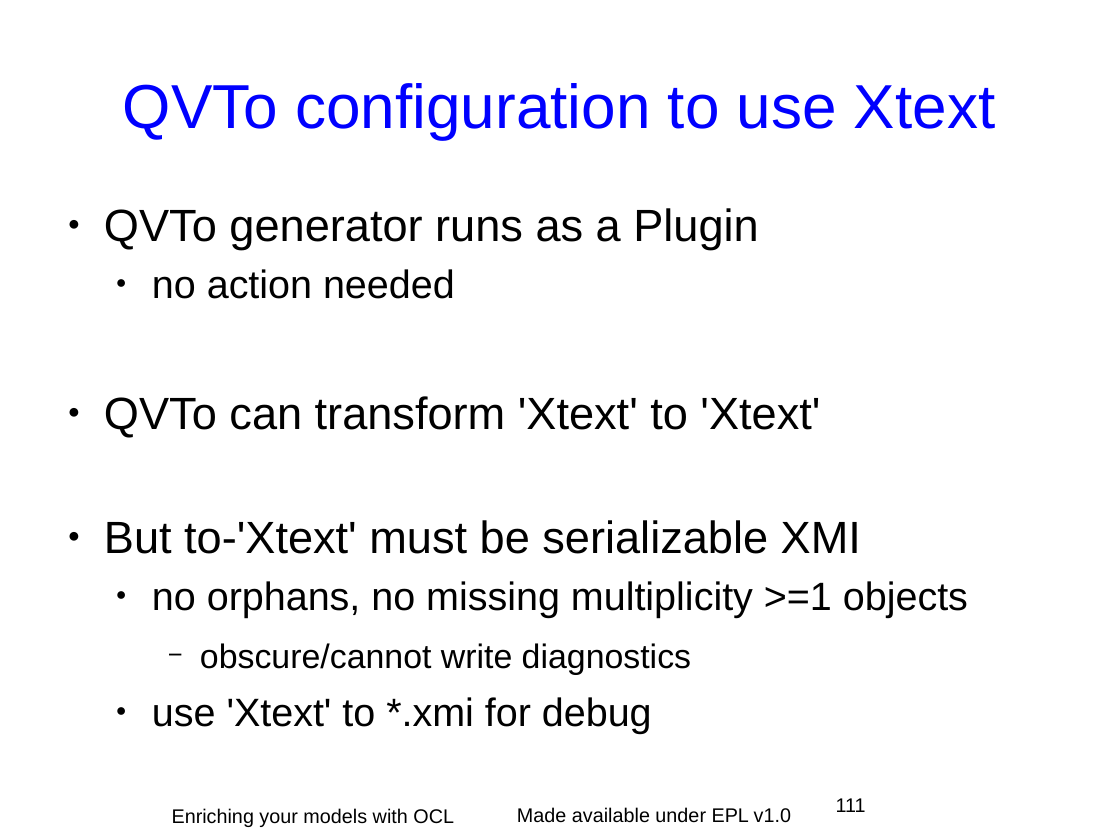
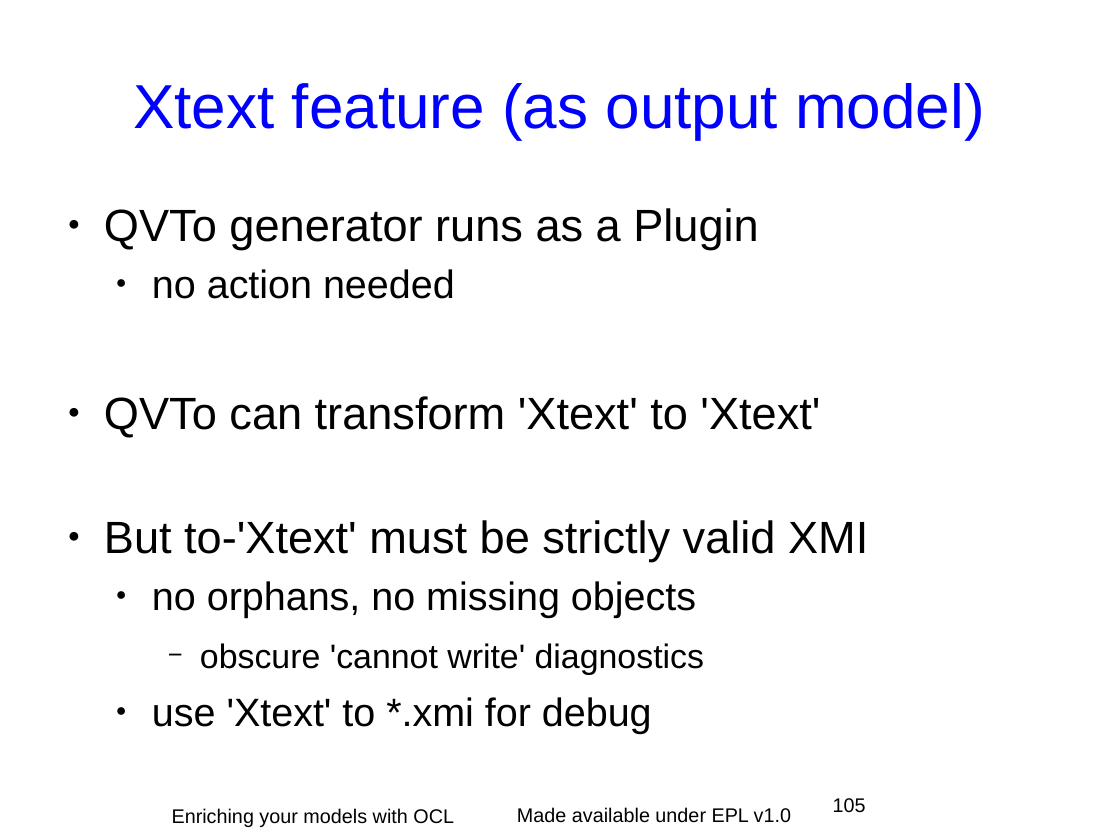
Before and after one commit to eclipse-ocl/ocl-website, a slide deck: slide 105 of ocl/docs/publications/EclipseCon2011Tutorial/EnrichingWithOCL.odp (slide 111 before the commit). Drawn at 1120x840 pixels with LibreOffice and Linux fonts; fonts in the diff are those of the drawing; background and template pictures are left out. Boxes give left, top, right and bottom in pixels: in the first picture for what was removed or moved away, otherwise in the second. Text is boxed around its words. In the diff, an @@ line names an element or a change of style, - is before the commit and + after.

```diff
--- a/ocl/docs/publications/EclipseCon2011Tutorial/EnrichingWithOCL.odp
+++ b/ocl/docs/publications/EclipseCon2011Tutorial/EnrichingWithOCL.odp
@@ title at box(133, 83, 985, 139): text changed @@
-QVTo configuration to use Xtext
+Xtext feature (as output model)
@@ text at box(104, 520, 868, 675): text changed; size 28 to 32 pt @@
-● But to-'Xtext' must be serializable XMI
-  ● no orphans, no missing multiplicity >=1 objects
-    − obscure/cannot write diagnostics
+● But to-'Xtext' must be strictly valid XMI
+  ● no orphans, no missing objects
+    − obscure 'cannot write' diagnostics
@@ page number at box(833, 798, 866, 813): text changed @@
-111
+105
```
Also in this commit, not shown: 47 other slides changed, 36 slides added, 39 slides removed.
